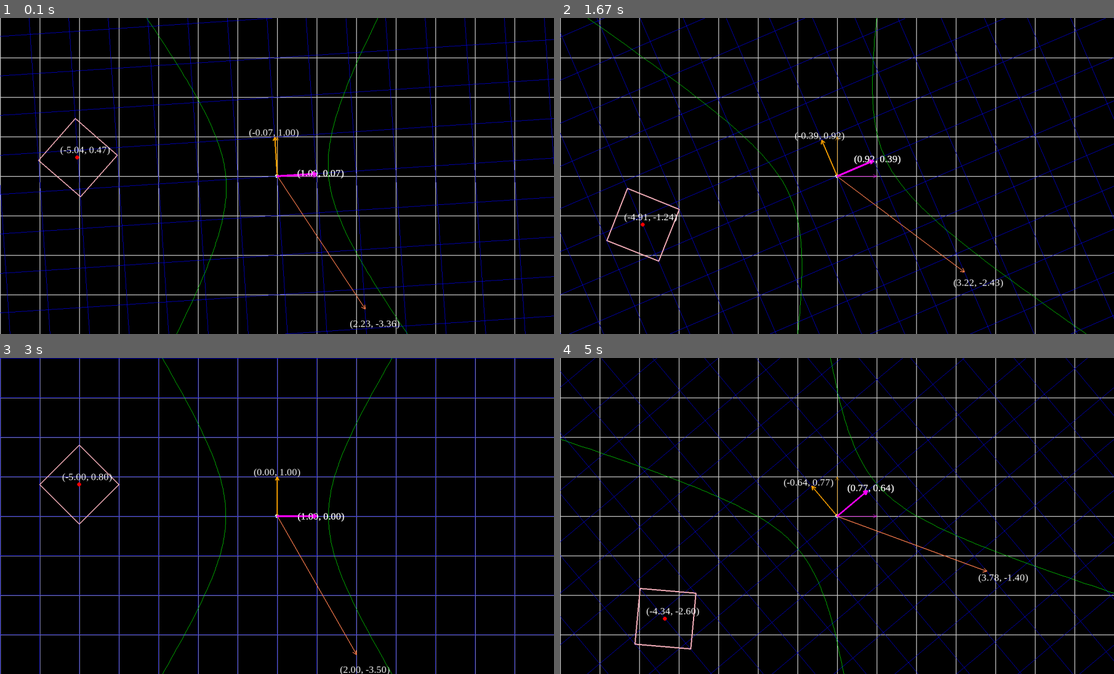
Above: before the commit, frames 1-4 (two rows, left to right).
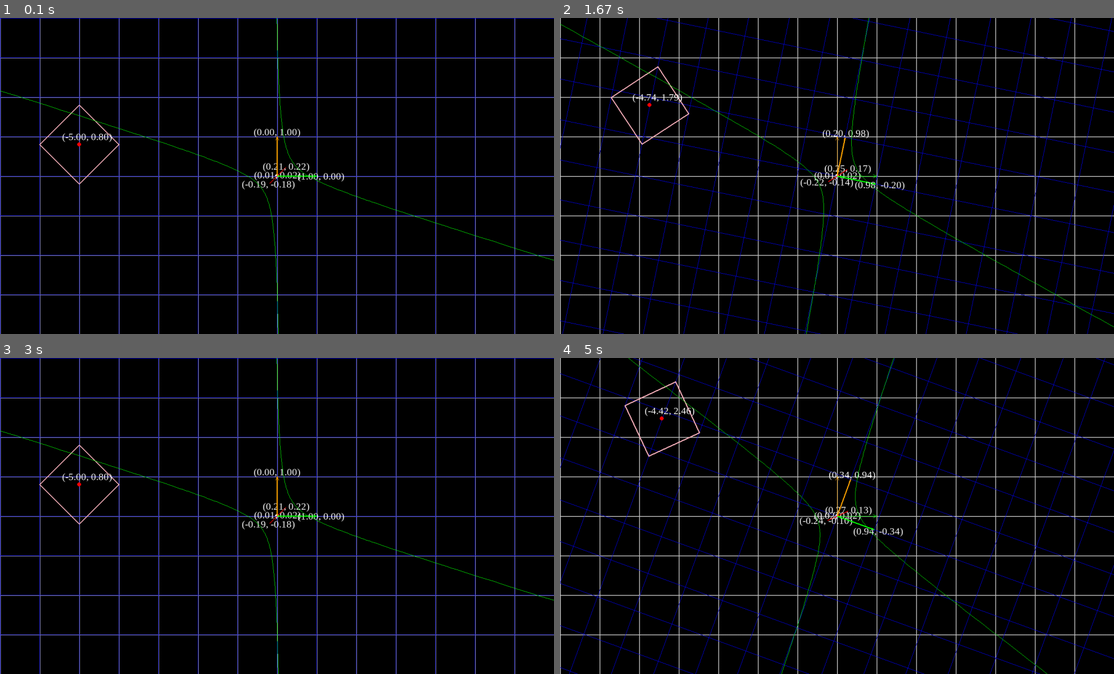
Above: after the commit, the same moments.

Repository: benzimraaa/Linear-Algebra-Simulator
Game: pygame game, started from LinearSpace.py
The game is run twice, just before and just after one commit, with the same random seed, the same clock (stepped at 60 frames per second) and the same inputs.
Inputs:
- Up to frame 1 (0.1 s): no input
- Up to frame 2 (1.67 s): tap Page Up at 0.83 s; tap Space at 1.17 s; hold Up from 1.5 s (still down)
- Up to frame 3 (3 s): release Up at 1.97 s; hold Right 2-2.47 s; hold Left from 2.5 s (still down)
- Up to frame 4 (5 s): release Left at 3.03 s; hold Down 3.07-3.37 s; hold Up 3.83-4.2 s; hold Right 4.23-4.87 s; hold Down from 4.9 s (still down)

The runs differ from the first frame. In frame 1, 10% of the frame differs, in the area x 0-100%, y 0-100%; in frame 2, 11%; in frame 3, 1.3%; in frame 4, 10%.

Commit message:
hiperbola as general form

Diff:
--- a/ConicSection.py
+++ b/ConicSection.py
@@ -1,34 +1,63 @@
 import numpy as np
 import tqdm
-from Transformation import Transformable
+from Transformation import *
 from pygame_draw_utils import draw_line
 
 
 class ConicSection(Transformable):
 
-    def __init__(self, a, b, c, d, e, f, width, height, n=300):
-        self.a = a
-        self.b = b
-        self.c = c
-        self.d = d
-        self.e = e
-        self.f = f
+    def __init__(self, a, b, c, f, g, h, width, height, n=300, scale=10):
+        self.a = a # x^2
+        self.b = b # xy
+        self.c = c # y^2
+        self.f = f # x
+        self.g = g # y
+        self.h = h # 1
         self.width = width
         self.height = height
         self.n = n
+        self.scale = scale
         self.points = self.get_points()
         self.transform_points = [quart.copy() for quart in self.points]
+
+    def angle_of_rotation(self):
+        if self.a == self.c:
+            return np.pi/4
+        else:
+            return np.arctan(self.b/(self.a-self.c))/2
 
     def get_points(self):
 
         theta = np.linspace(0, 2*np.pi, self.n)
-        x = self.a * np.cosh(theta) * 100
-        y = self.b * np.sinh(theta) * 100
+        x = self.a * np.cosh(theta) * self.scale
+        y = self.b * np.sinh(theta) * self.scale
         points1 = list(zip(x, y))
         points2 = list(zip(-x, y))
         points3 = list(zip(x, -y))
         points4 = list(zip(-x, -y))
+        if self.angle_of_rotation() != 0:
+            return self.get_points_general(points1, points2,  points3,  points4)
         return points1, points2,  points3,  points4
+
+    def get_points_general(self, points1, points2,  points3,  points4):
+        p = Rotation(self.angle_of_rotation()).matrix
+        A = np.array([[self.a, self.b/2],
+                      [self.b/2, self.c]])
+        J = np.array([self.f,self.g])
+        A = p.T @ A @ p
+
+        J = J.T @ p
+        J[0] /= -2*A[0,0]
+        J[1] /= -2*A[1,1]
+
+        Tr = (Transformation(p) * Translation(J[0], J[1])).matrix
+        points1 = [Tr.dot(np.array(point)) for point in points1]
+        points2 = [Tr.dot(np.array(point)) for point in points2]
+        points3 = [Tr.dot(np.array(point)) for point in points3]
+        points4 = [Tr.dot(np.array(point)) for point in points4]
+        return points1, points2,  points3,  points4
+
+
 
 
     def draw(self, screen, color, width=0):
--- a/LinearSpace.py
+++ b/LinearSpace.py
@@ -36,12 +36,18 @@
 grid_fix = Grid(width, height, cell_length=100, color=colors.light_gray)
 vec_i = Vector(100, 0)
 vec_j = Vector(0, 100)
-vec1 = Vector(300, 100)
+vec1 = Vector(1, 2)
 vec2 = Vector(200, -350, start=vec1.end)
 vec2_o = Vector(200, -350)
 circle = Circle(100,(-50, 100))
 star = Star(2, 100, 100, (-500, 80))
-hiperbola = ConicSection(1.3, 2, 3, 14, -2, 3, 2*width, 2*height ,n=200)
+# hiperbola = ConicSection(3,-10,3,14,-2,3, 2*width, 2*height ,n=200,
+#                          scale=1)
+hiperbola = ConicSection(52,-72,73,-32,-74,28, 2*width, 2*height ,n=200,
+                         scale=1)
+vh1 = Vector(1,1,start=vec1.end) * 20
+vh2 = Vector(-1,-1,start=vec1.end)* 20
+
 points = []
 # random circles (points)
 for i in range(10):
@@ -52,10 +58,10 @@
     points.append(circle)
 
 
-trans_mat = Rotation(np.pi/3)
+# trans_mat = Rotation(np.pi/3)
 # trans_mat = Scaling(2, 1.5) * Rotation(np.pi/3)
-# trans_mat = Transformation(np.array([[1,0],
-                                    #  [0,1]]))
+trans_mat = Transformation(np.array([[1,0],
+                                     [0,1]]))
 # trans_mat = Shear(0.5, 0) * Scaling(2, 1)
 
 # *Translation(-50, -100)
@@ -79,7 +85,7 @@
 
 objects = [origin, grid,
            vec_i, vec_j, vec1, vec2, vec2_o, circle,star,
-             e_vec_1, e_vec_2, hiperbola
+             e_vec_1, e_vec_2, hiperbola, vh1, vh2
              ]+points
 
 # Main game loop
@@ -146,13 +152,15 @@
 
 
     # draw vector
-    # vec1.draw(screen, yellow, width=2)
+    vec1.draw(screen, yellow, width=2)
+    vh1.draw(screen, colors.red, width=2)
+    vh2.draw(screen, colors.red, width=2)
     # vec1.draw(screen, yellow, width=1)
 
     # vec2.draw(screen, colors.cyan, width=2)
     # vec2.draw(screen, colors.cyan, width=1)
 
-    vec2_o.draw(screen, colors.coral, width=2)
+    # vec2_o.draw(screen, colors.coral, width=2)
 
     vec_i.draw(screen, colors.green, width=3)
     vec_i.draw_fixed(screen, colors.green, width=1)
@@ -163,11 +171,11 @@
     star.draw(screen, colors.pink, width=3, text=True)
     # circle.draw(screen, colors.green, width=1)
 
-    e_vec_1.draw(screen, colors.red, width=5)
-    e_vec_1.draw_fixed(screen, colors.red, width=1)
+    # e_vec_1.draw(screen, colors.red, width=5)
+    # e_vec_1.draw_fixed(screen, colors.red, width=1)
 
-    e_vec_2.draw(screen, colors.magenta, width=5)
-    e_vec_2.draw_fixed(screen, colors.magenta, width=1)
+    # e_vec_2.draw(screen, colors.magenta, width=5)
+    # e_vec_2.draw_fixed(screen, colors.magenta, width=1)
 
     # for point in points:
     #     point.draw(screen, colors.green, width=1)
--- a/Transformation.py
+++ b/Transformation.py
@@ -23,16 +23,20 @@
         other = np.array(other)
         if self.shape[0] == 3 and other.shape[0] == 2:
             other = np.array([other[0], other[1],1])
-        return (super(CustomArray, self).dot(other)[:2]).real
+            return (super(CustomArray, self).dot(other)[:2]).real
+        res = (super(CustomArray, self).dot(other))
+        if other.shape == (2,):
+            return res.real
+        return res
 
 
 
 
 class Transformation:
     def __init__(self, matrix):
-        self.matrix = matrix
+        self.matrix = CustomArray(matrix)
 
-    def __call__(self, vector, t):
+    def __call__(self, vector, t=1):
         """Rotate a Vector object."""
         if isinstance(vector, (Transformable)):
             vector.transform(self.get_transformation(t))
--- a/vector.py
+++ b/vector.py
@@ -30,7 +30,19 @@
 
         return (x1, y1), (x2, y2)
 
+    def set_arrow_head(self):
+        s, e = self.transform_points[:2]
+        v = np.array([e[0] - s[0], e[1] - s[1]])
+        c = v/15
+        vo = np.array([c[1], -c[0]])
+        k = np.linalg.norm(c) * np.tan(np.pi-.01) * vo
+        h1 = e - c + k
+        h2 = e - c - k
+        self.transform_points[2] = h1
+        self.transform_points[3] = h2
+
     def draw(self, screen, color, width=1):
+        self.set_arrow_head()
         p1, p2, p3, p4 = self.transform_points
         draw_line(screen, color, p1, p2, width=width)
         draw_text(screen, f'({p2[0]/100:.2f}, {p2[1]/100:.2f})', p1, p2)
@@ -50,3 +62,8 @@
 
     def __add__(self, other):
         return Vector(self.x + other.x, self.y + other.y, start=self.start)
+
+    def __mul__(self, other):
+        # scalar
+        if isinstance(other, (int, float)):
+            return Vector(self.dir[0] * other, self.dir[0] * other, start=self.start)
